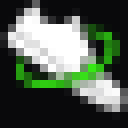
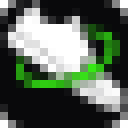
Two versions of the same layered image (128 x 128). Layer-by-layer changes:
removed layer "Background" over [0, 0, 128, 128]
